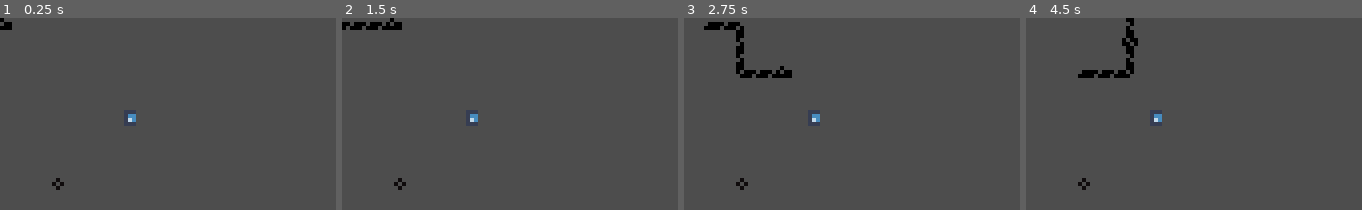
Above: before the commit, frames 1-4 (left to right).
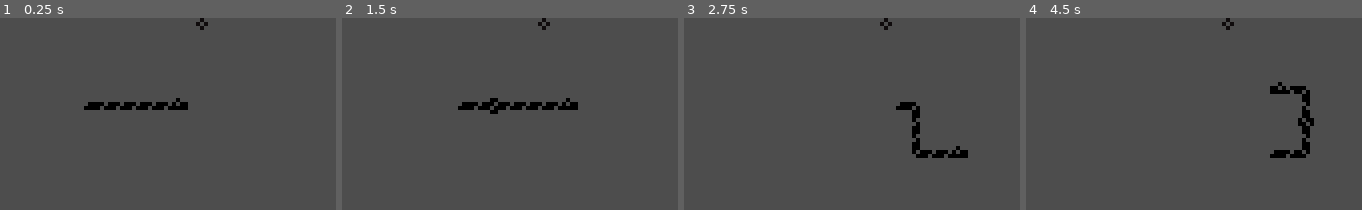
Above: after the commit, the same moments.

Repository: Vexcenot/SnakeRemastered
Game: Godot game, scene res://scenes scripts/main.tscn
The game is run twice, just before and just after one commit, with the same random seed, the same clock (stepped at 60 frames per second) and the same inputs. The engine's default icon, where the game draws it, is replaced by a stand-in: a white triangle on a blue panel in a dark square.
Inputs:
- Up to frame 1 (0.25 s): no input
- Up to frame 2 (1.5 s): tap Enter at 0.5 s; hold Right (ui_right) 0.53-1.28 s; hold Space (action) 0.53-1.28 s; hold Down (ui_down) from 1.28 s (still down); tap Shift (action2) at 1.35 s
- Up to frame 3 (2.75 s): release Down (ui_down) at 2.03 s; hold Right (ui_right) from 2.03 s (still down); hold Alt (action3) from 2.03 s (still down)
- Up to frame 4 (4.5 s): release Right (ui_right) at 2.78 s; release Alt (action3) at 2.78 s; hold Up (ui_up) 2.78-3.53 s; tap Ctrl (sprint) at 2.85 s; hold Space (action) 3.53-4.28 s; hold Left (ui_left) from 3.53 s (still down); tap Shift (action2) at 4.35 s

The runs differ from the first frame. In frame 1, 1.5% of the frame differs, in the area x 0-62%, y 0-90%; in frame 2, 2.2%; in frame 3, 2.8%; in frame 4, 2.8%, in the area x 15-86%, y 0-90%.

Commit message:
repositioned head and tail

Diff:
--- a/playerLayer.tscn
+++ /dev/null
@@ -1,8 +0,0 @@
-[gd_scene load_steps=2 format=3 uid="uid://bugqbdn0y6omx"]
-
-[ext_resource type="PackedScene" uid="uid://qsxibdu7sd4e" path="res://scenes scripts/player.tscn" id="1_mvyh3"]
-
-[node name="Node2D" type="Node2D"]
-
-[node name="Player" parent="." instance=ExtResource("1_mvyh3")]
-position = Vector2(2, 2)
--- a/scenes scripts/food.gd
+++ b/scenes scripts/food.gd
@@ -5,7 +5,8 @@
 var maxY : int = 46
 var teleporting : bool = false
 
-
+func _ready() -> void:
+	teleport_random()
 
 #make it teleport to a grid
 func teleport_random():
--- a/scenes scripts/main.tscn
+++ b/scenes scripts/main.tscn
@@ -1,23 +1,15 @@
-[gd_scene load_steps=4 format=3 uid="uid://djmp2arl0h67y"]
+[gd_scene load_steps=3 format=3 uid="uid://djmp2arl0h67y"]
 
-[ext_resource type="PackedScene" uid="uid://qsxibdu7sd4e" path="res://scenes scripts/player.tscn" id="1_ig7tw"]
 [ext_resource type="PackedScene" uid="uid://chuyydvfgw31t" path="res://scenes scripts/food.tscn" id="2_737ep"]
-[ext_resource type="Texture2D" uid="uid://cgbcvkny0wfqg" path="res://sprites/icon.svg" id="3_5grs8"]
+[ext_resource type="PackedScene" uid="uid://cybhpv2q42o51" path="res://scenes scripts/playerRepositioned.tscn" id="4_ldica"]
 
 [node name="Node2D" type="Node2D"]
-
-[node name="Icon" type="Sprite2D" parent="."]
-position = Vector2(32.64714, 25.00003)
-rotation = 3.1415927
-scale = Vector2(0.025736557, 0.025736557)
-texture = ExtResource("3_5grs8")
-
-[node name="Player" parent="." instance=ExtResource("1_ig7tw")]
-position = Vector2(2, 2)
 
 [node name="Camera2D" type="Camera2D" parent="."]
 position = Vector2(42.000004, 24)
 scale = Vector2(-2.309336, 1.5162249)
 
 [node name="food" parent="." instance=ExtResource("2_737ep")]
-position = Vector2(2, 2)
+
+[node name="Node2D" parent="." instance=ExtResource("4_ldica")]
+position = Vector2(44, 20)
--- a/scenes scripts/player.gd
+++ b/scenes scripts/player.gd
@@ -19,7 +19,7 @@
 var dnBlocked : bool = false
 var rtBlocked : bool = false
 var lfBlocked : bool = false
-
+var pain : bool = false
 
 var positionHistory : Array = []
 var moveOrders : Array = []
@@ -33,13 +33,6 @@
 func _ready() -> void:
 	Global.tick.connect(update)
 	startTeleport()
-
-#have this when no starteleport
-	#positionHistory.append(global_position)
-	#positionHistory.append(global_position)
-	#directionHistory.append(direction)
-	#eatHistory.append(false)
-	#turnHistory.append(0)
 
 
 func _process(_delta: float) -> void:
@@ -281,9 +274,11 @@
 				$headSprite.flip_v = false
 				limitDir = limitHor
 
-var seeable : bool = false
+
 #snake killer
 func hurt():
+	pass
+	pain = true
 	direction = stop
 	Global.hurt()
 
@@ -309,71 +304,15 @@
 		lfBlocked = false
 
 
-
-
-
-
-
-
-	# NEW CODE: LIMIT DIRECTION HISTORY TO MATCH POSITIONS HISTORY
-	# Keep direction history in sync with positions history
-	# If we're limiting positions, we should also limit directionHistory
-	# (Uncomment if you uncomment the positions limiting code below)
-	#if directionHistory.size() > positions.size():
-		#directionHistory.remove_at(0)
-	# END NEW CODE
-
-	# NEW: Optional: Limit position history to avoid memory issues
-	# Keep enough positions for all tail segments plus a buffer
-	#var maxPositions = tailSegments.size() + 10
-	#if positions.size() > maxPositions:
-		#positions.remove_at(0)
-
-#func _on_up_area_entered(area: Area2D) -> void:
-	#if area.name == "food":
-		#openJaw += 1
-#
-#func _on_down_area_entered(area: Area2D) -> void:
-	#if area.name == "food":
-		#openJaw += 1
-#
-#func _on_right_area_entered(area: Area2D) -> void:
-	#if area.name == "food":
-		#openJaw += 1
-#
-#func _on_left_area_entered(area: Area2D) -> void:
-	#if area.name == "food":
-		#openJaw += 1
-#
-#
-#func _on_up_area_exited(area: Area2D) -> void:
-	#if area.name == "food" and openJaw > 0:
-		#openJaw -= 1
-#
-#func _on_down_area_exited(area: Area2D) -> void:
-	#if area.name == "food" and openJaw > 0:
-		#openJaw -= 1
-#
-#func _on_right_area_exited(area: Area2D) -> void:
-	#if area.name == "food" and openJaw > 0:
-		#openJaw -= 1
-#
-#func _on_left_area_exited(area: Area2D) -> void:
-	#if area.name == "food" and openJaw > 0:
-		#openJaw -= 1
-
 #food detect
 func _on_head_area_area_entered(area: Area2D) -> void:
 	if area.name == "food":
 		eat += 1
 
-
 func _on_head_buffer_area_entered(area: Area2D) -> void:
 	if area.name == "food":
 		openJaw += 1
 
-
-
 func _on_head_buffer_area_exited(area: Area2D) -> void:
 	if area.name == "food" and openJaw > 0:
 		openJaw -= 1
--- /dev/null
+++ b/scenes scripts/playerRepositioned.tscn
@@ -0,0 +1,8 @@
+[gd_scene load_steps=2 format=3 uid="uid://cybhpv2q42o51"]
+
+[ext_resource type="PackedScene" uid="uid://qsxibdu7sd4e" path="res://scenes scripts/player.tscn" id="1_4bxa0"]
+
+[node name="Node2D" type="Node2D"]
+
+[node name="Player" parent="." instance=ExtResource("1_4bxa0")]
+position = Vector2(2, 2)
--- a/scenes scripts/tail.gd
+++ b/scenes scripts/tail.gd
@@ -21,36 +21,36 @@
 
 
 func update():
+	if !Global.hurting:
+		#print(direction, nextDirection)
+		visible = true
+			#print(direction, nextDirection)
 
-	#print(direction, nextDirection)
-	visible = true
-		#print(direction, nextDirection)
+		if direction != nextDirection and direction != stop:
+			turning = true #true
+		else:
+			turning = false
 
-	if direction != nextDirection and direction != stop:
-		turning = true #true
-	else:
-		turning = false
-
-	#changes collision shape when bending
-	if turning:
-		$StaticBody2D/turnCol.disabled = false
-		$StaticBody2D/straightCol.disabled = true
-		if lastTail:
-			pass
-		elif full:
-			frame = 7
+		#changes collision shape when bending
+		if turning:
+			$StaticBody2D/turnCol.disabled = false
+			$StaticBody2D/straightCol.disabled = true
+			if lastTail:
+				pass
+			elif full:
+				frame = 7
+			else:
+				frame = 3
 		else:
-			frame = 3
-	else:
-		$StaticBody2D/turnCol.disabled = true
-		$StaticBody2D/straightCol.disabled = false
-		if lastTail:
-			frame = 0
-		elif full:
-			frame = 6
-		else:
-			frame = 1
-	rotation()
+			$StaticBody2D/turnCol.disabled = true
+			$StaticBody2D/straightCol.disabled = false
+			if lastTail:
+				frame = 0
+			elif full:
+				frame = 6
+			else:
+				frame = 1
+		rotation()
 
 func rotation():
 	if turning and not lastTail:
